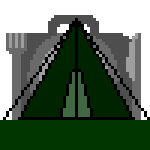
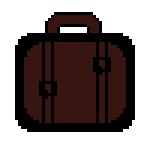
Layer changes from the first 150 × 150 image to the second:
added layer "spaces" above "confort" over 15, 12, 135, 132
hid "confort" over 0, 18, 150, 150
hid "foods" over 6, 30, 141, 123
hid "heal" over 15, 15, 135, 132
